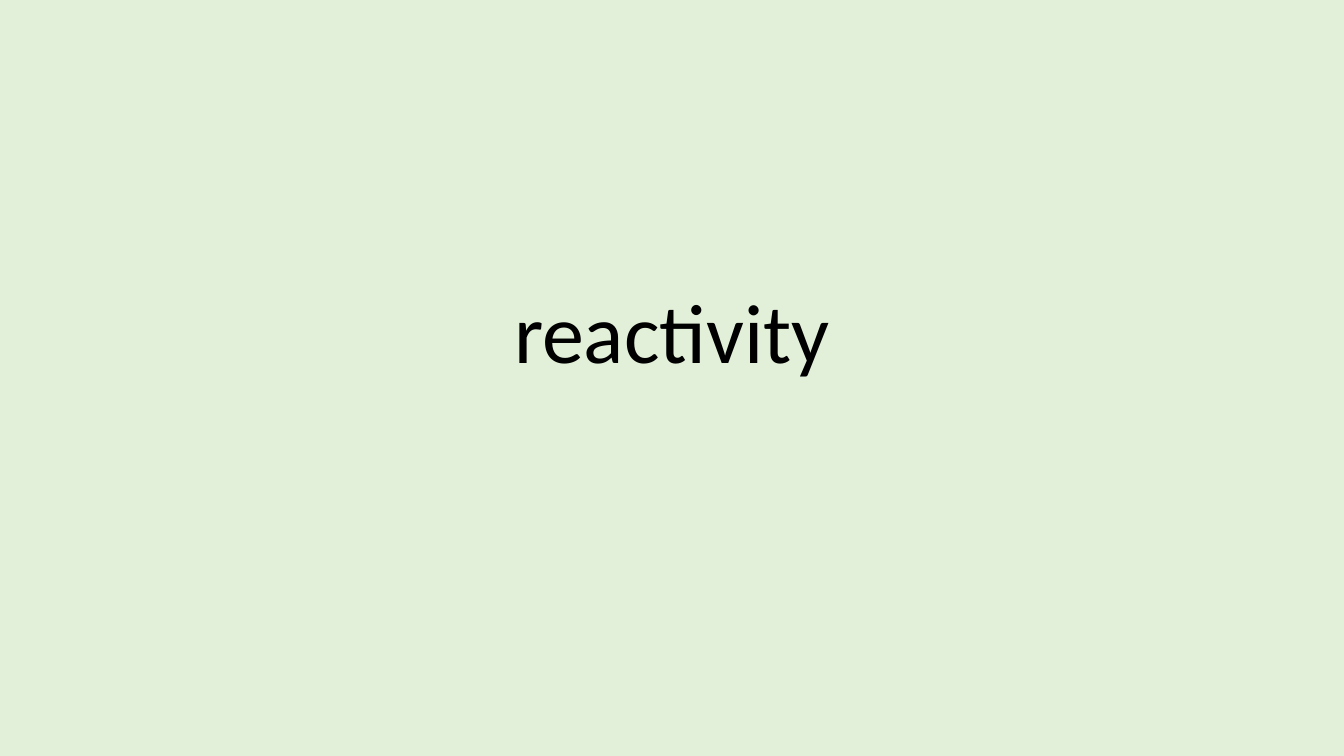
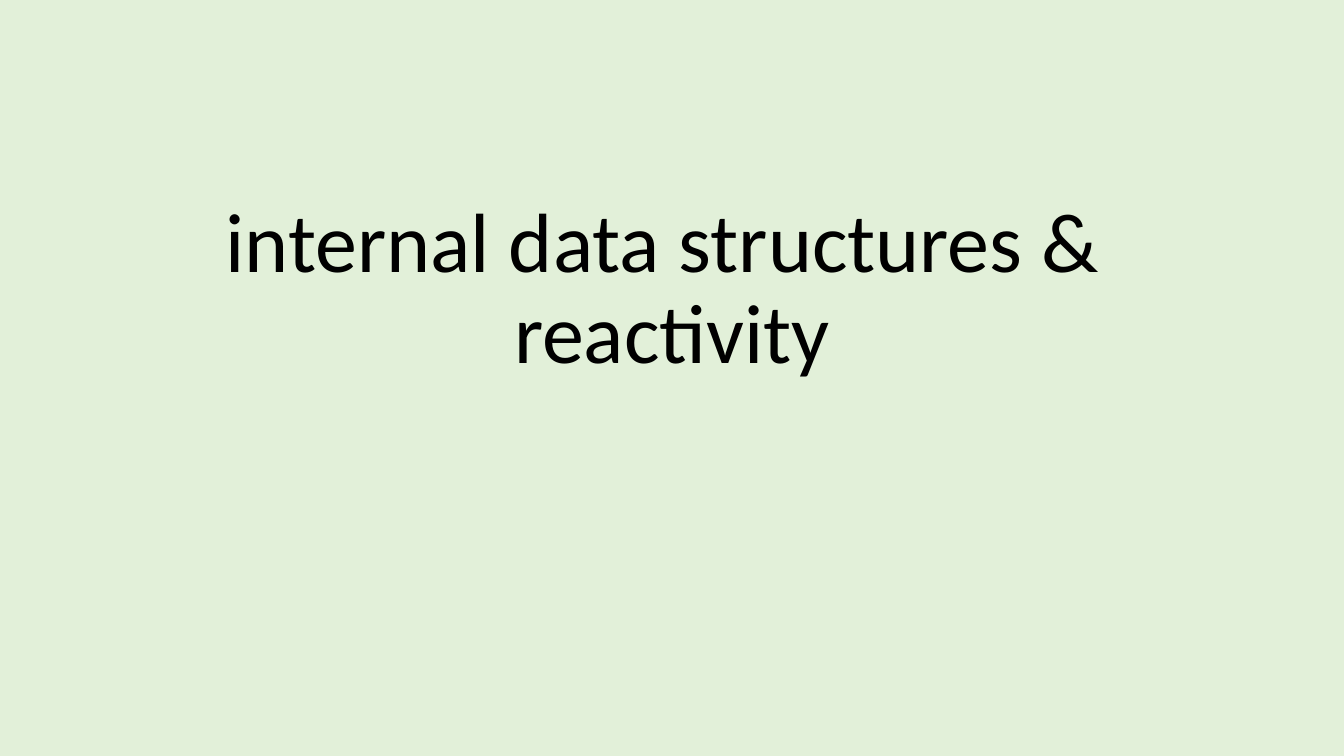
Before and after one commit to jorritvm/stocks_dashboard, a slide deck: slide 20 of doc/stock_dashboard_documentation.pptx. Drawn at 1344x756 pixels with LibreOffice and Linux fonts; fonts in the diff are those of the drawing. Boxes give left, top, right and bottom in pixels: in the first picture for what was removed or moved away, otherwise in the second. Text is boxed around its words. In the diff, an @@ line names an element or a change of style, - is before the commit and + after.

```diff
--- a/doc/stock_dashboard_documentation.pptx
+++ b/doc/stock_dashboard_documentation.pptx
@@ title at [226, 213, 1023, 377]: text changed @@
-reactivity
+internal data structures &
+reactivity
```
Also in this commit, not shown: 2 other slides changed, 5 slides added.
